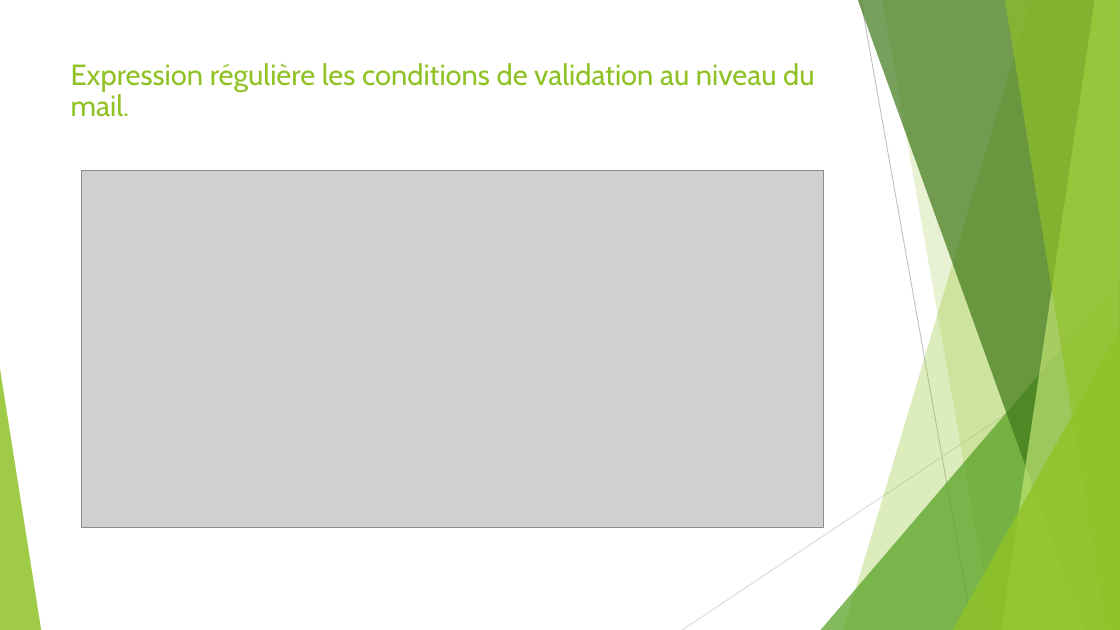
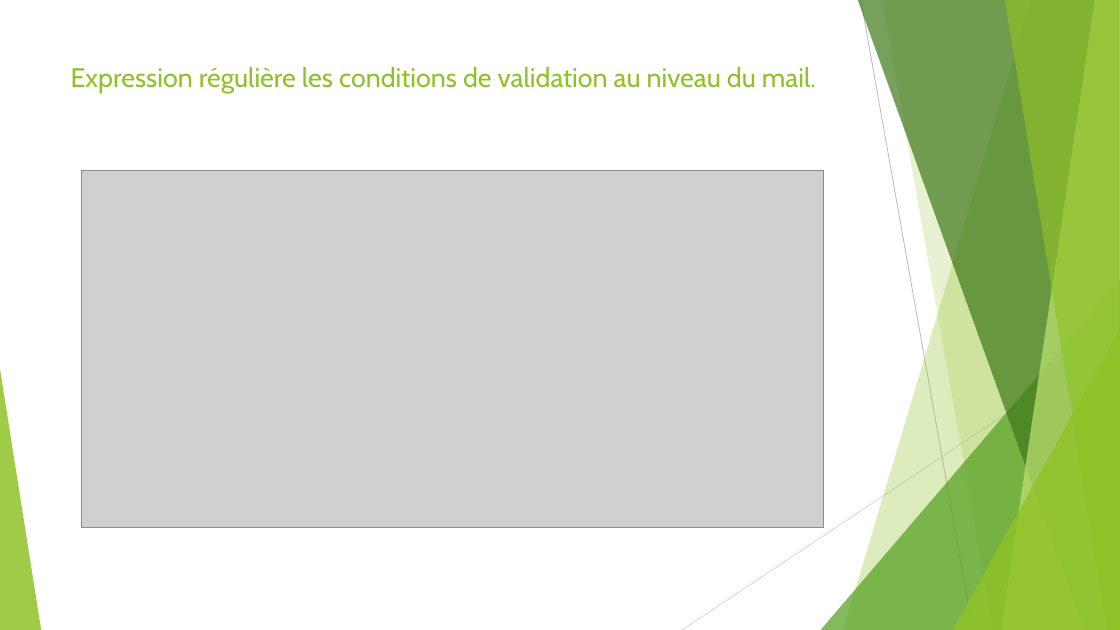
Before and after one commit to Kevin200122/DWWM, a slide deck: slide 12 of DossierProjetStage/DossierProjetBonus.odp. Drawn at 1120x630 pixels with LibreOffice and Linux fonts; fonts in the diff are those of the drawing; grey boxes stand for pictures. Boxes give left, top, right and bottom in pixels: in the first picture for what was removed or moved away, otherwise in the second. Text is boxed around its words. In the diff, an @@ line names an element or a change of style, - is before the commit and + after.

```diff
--- a/DossierProjetStage/DossierProjetBonus.odp
+++ b/DossierProjetStage/DossierProjetBonus.odp
@@ title "Expression régulière les conditions de ..." at [71,67,816,93]: size 25 to 23 pt; line spacing 0.9 to 1 @@
```
Also in this commit, not shown: 3 other slides changed, 6 slides added, 3 slides removed, 6 other files.
